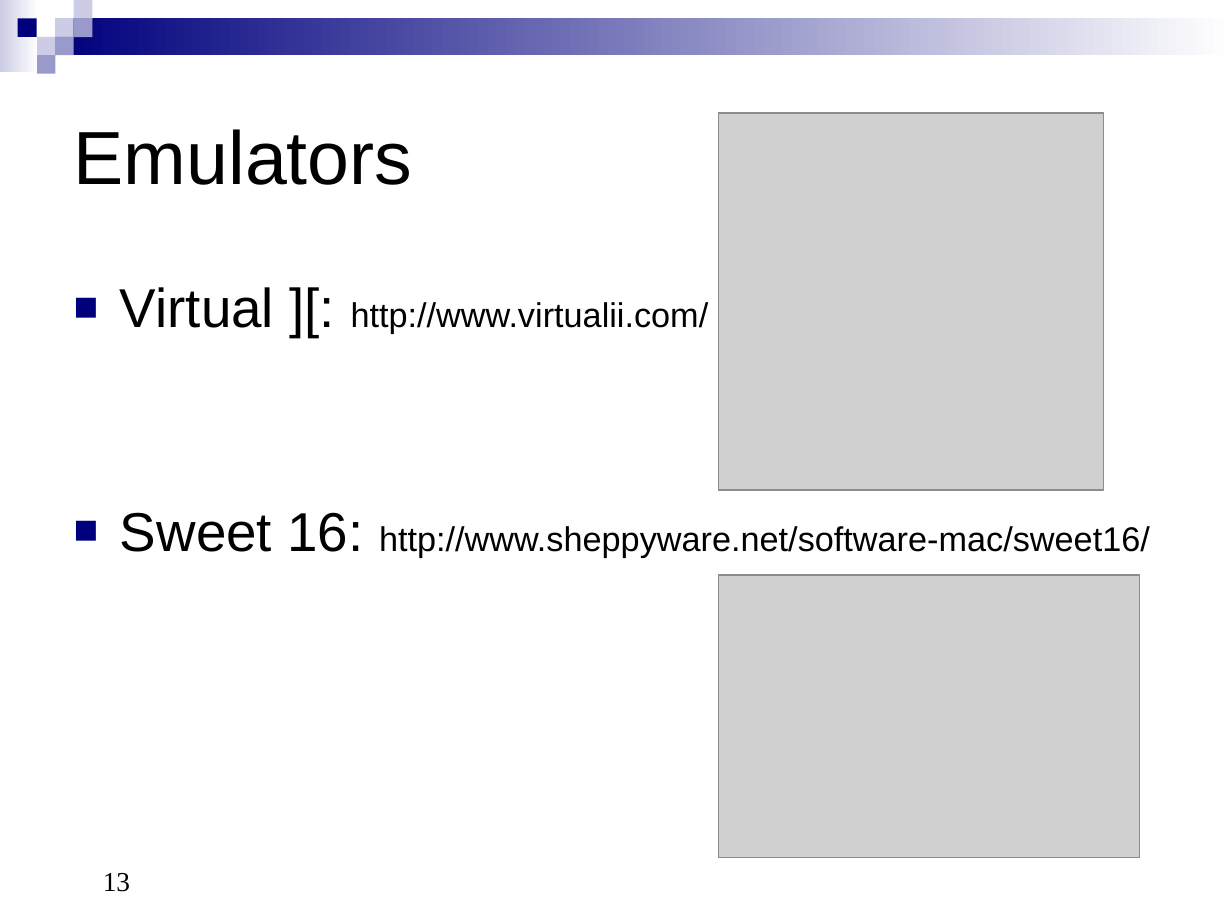
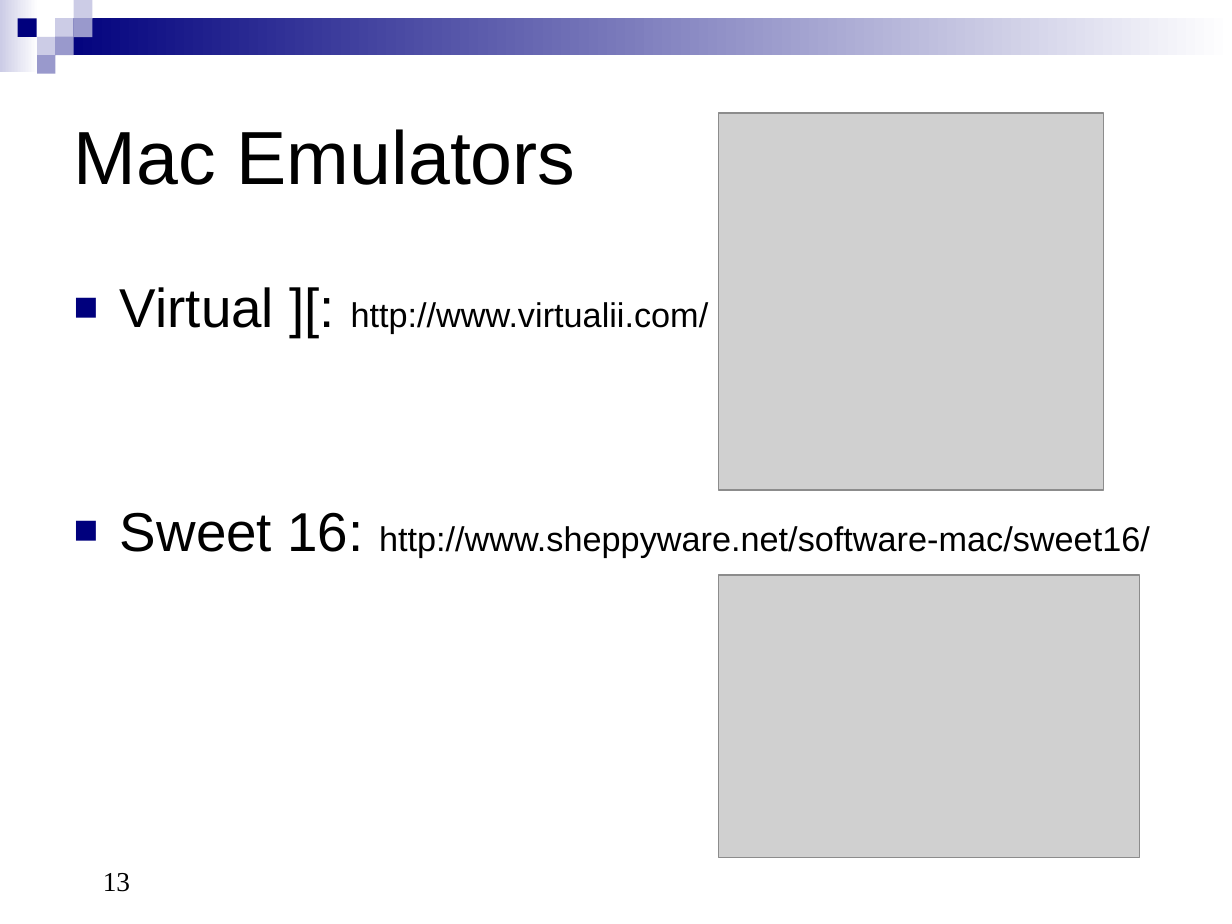
Before and after one commit to knghtbrd/adtpro, a slide deck: slide 13 of doc/src/site/resources/ADTProIntro.ppt. Drawn at 1232x924 pixels with LibreOffice and Linux fonts; fonts in the diff are those of the drawing; grey boxes stand for pictures. Boxes give left, top, right and bottom in pixels: in the first picture for what was removed or moved away, otherwise in the second. Text is boxed around its words. In the diff, an @@ line names an element or a change of style, - is before the commit and + after.

```diff
--- a/doc/src/site/resources/ADTProIntro.ppt
+++ b/doc/src/site/resources/ADTProIntro.ppt
@@ title at (x1=74, y1=129, x2=576, y2=185): text changed @@
-Emulators
+Mac Emulators
```
Also in this commit, not shown: 4 other slides changed, 1 slide added, 1 slide removed.
